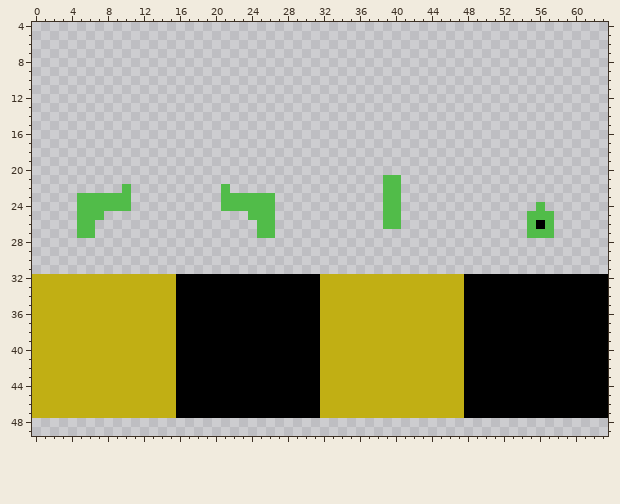
File history of a pixel-art sprite, src/res/weapons.png. That is the earlier state.
The file is 64x64 pixels. Shown: x 0..63, y 4..49. The old version is drawn lined up with the new one.
The result:
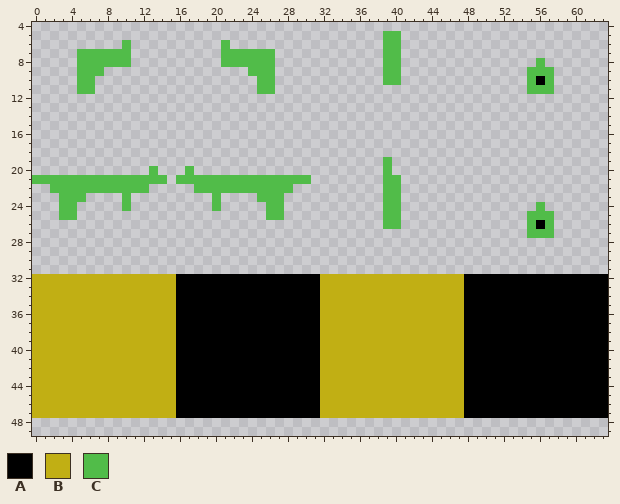
Palette (. is transparent): A #000000  B #c1af14  C #51bc49
Author's note on the commit: Added functional RifleWeapon.
Difference:
{"change": "whole drawing moved by +0,+16 (the old picture is shown already moved)"}
{"y":5,"x":39,"old":"..","new":"CC"}
{"y":6,"x":10,"old":".","new":"C"}
{"y":6,"x":21,"old":".","new":"C"}
{"y":6,"x":39,"old":"..","new":"CC"}
{"y":7,"x":5,"old":"......","new":"CCCCCC"}
{"y":7,"x":21,"old":"......","new":"CCCCCC"}
{"y":7,"x":39,"old":"..","new":"CC"}
{"y":8,"x":5,"old":"......","new":"CCCCCC"}
{"y":8,"x":21,"old":"......","new":"CCCCCC"}
{"y":8,"x":39,"old":"..","new":"CC"}
{"y":8,"x":56,"old":".","new":"C"}
{"y":9,"x":5,"old":"...","new":"CCC"}
{"y":9,"x":24,"old":"...","new":"CCC"}
{"y":9,"x":39,"old":"..","new":"CC"}
{"y":9,"x":55,"old":"...","new":"CCC"}
{"y":10,"x":5,"old":"..","new":"CC"}
{"y":10,"x":25,"old":"..","new":"CC"}
{"y":10,"x":39,"old":"..","new":"CC"}
{"y":10,"x":55,"old":"...","new":"CAC"}
{"y":11,"x":5,"old":"..","new":"CC"}
{"y":11,"x":25,"old":"..","new":"CC"}
{"y":11,"x":55,"old":"...","new":"CCC"}
{"y":19,"x":39,"old":".","new":"C"}
{"y":20,"x":13,"old":".","new":"C"}
{"y":20,"x":17,"old":".","new":"C"}
{"y":20,"x":39,"old":".","new":"C"}
{"y":21,"x":0,"old":"...............","new":"CCCCCCCCCCCCCCC"}
{"y":21,"x":16,"old":"...............","new":"CCCCCCCCCCCCCCC"}
{"y":22,"x":2,"old":"........","new":"CCCCCCCC"}
{"y":22,"x":11,"old":"..","new":"CC"}
{"y":22,"x":18,"old":"...","new":"CCC"}
{"y":22,"x":22,"old":".......","new":"CCCCCCC"}
{"y":23,"x":3,"old":"..","new":"CC"}
{"y":23,"x":6,"old":"CCCC","new":"...."}
{"y":23,"x":20,"old":".CCCC","new":"C...."}
{"y":23,"x":27,"old":".","new":"C"}
{"y":24,"x":3,"old":"..CCCCC","new":"CC....."}
{"y":24,"x":20,"old":".CCCCC","new":"C....."}
{"y":24,"x":27,"old":".","new":"C"}
{"y":25,"x":3,"old":"..CCC","new":"CC..."}
{"y":25,"x":24,"old":"CC","new":".."}
{"y":25,"x":27,"old":".","new":"C"}
{"y":26,"x":5,"old":"CC","new":".."}
{"y":26,"x":25,"old":"CC","new":".."}
{"y":27,"x":5,"old":"CC","new":".."}
{"y":27,"x":25,"old":"CC","new":".."}
{"label":"added","picture_box":[383,31,401,85]}
{"label":"added","picture_box":[77,40,131,94]}
{"label":"added","picture_box":[221,40,275,94]}
{"label":"added","picture_box":[527,58,554,94]}
{"label":"added","picture_box":[383,157,392,175]}
{"label":"changed","picture_box":[32,166,311,238]}
